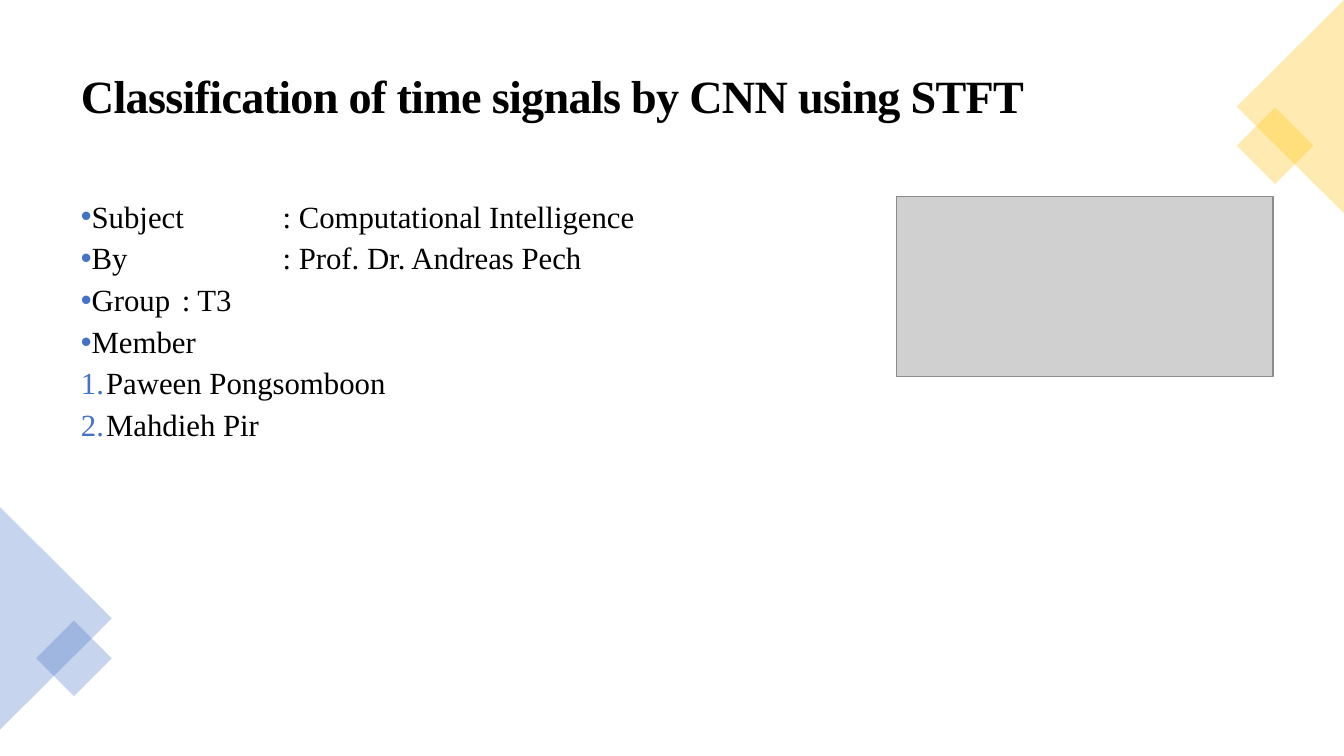
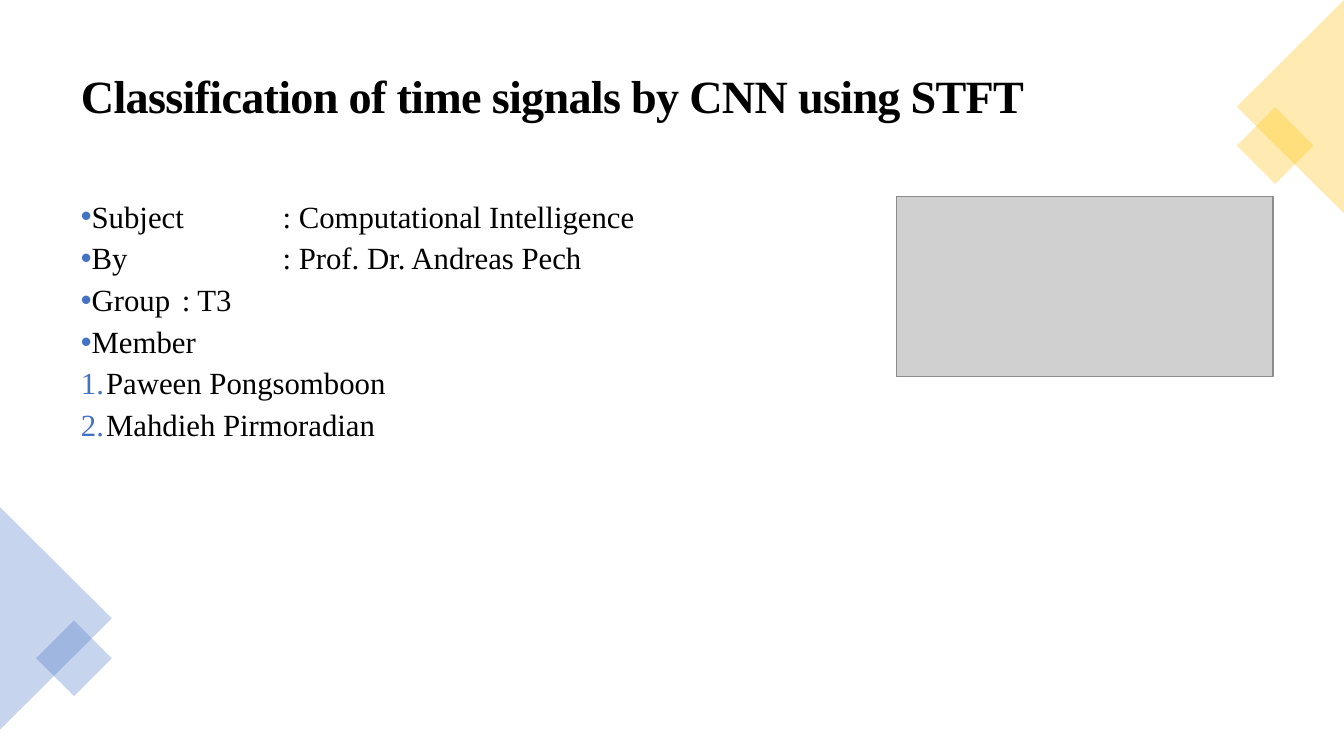
Before and after one commit to paweenp/Classification-of-time-signals-by-CNN-using-STFT, a slide deck: slide 1 of Presentation/Classification-of-time-signals-by-CNN-using-STFT-Paween.pptx. Drawn at 1344x756 pixels with LibreOffice and Linux fonts; fonts in the diff are those of the drawing; grey boxes stand for pictures. Boxes give left, top, right and bottom in pixels: in the first picture for what was removed or moved away, otherwise in the second. Text is boxed around its words. In the diff, an @@ line names an element or a change of style, - is before the commit and + after.

```diff
--- a/Presentation/Classification-of-time-signals-by-CNN-using-STFT-Paween.pptx
+++ b/Presentation/Classification-of-time-signals-by-CNN-using-STFT-Paween.pptx
@@ text at bbox=[81, 414, 375, 437]: text changed @@
-2. Mahdieh Pir
+2. Mahdieh Pirmoradian
```
Also in this commit, not shown: 2 other slides changed.
